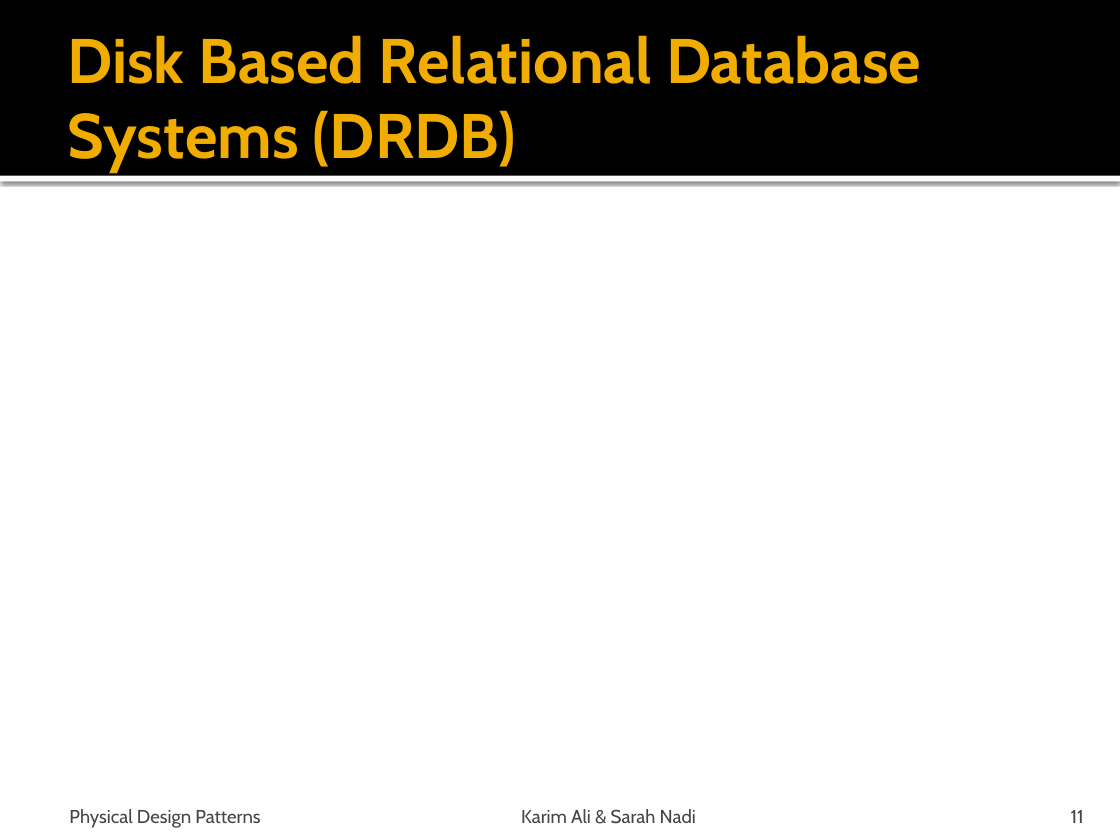
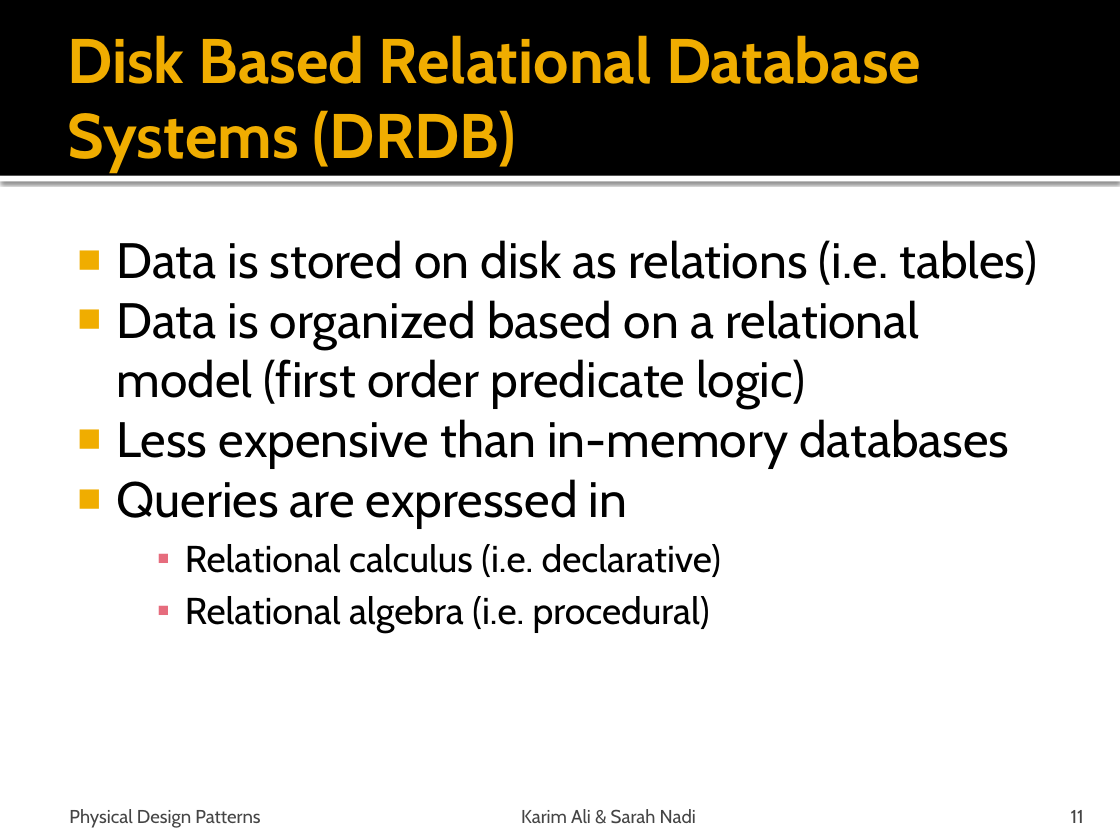
Before and after one commit to snadi/cs848-db, a slide deck: slide 11 of cs848-db/PhysDesignPres.pptx. Drawn at 1120x840 pixels with LibreOffice and Linux fonts; fonts in the diff are those of the drawing. Boxes give left, top, right and bottom in pixels: in the first picture for what was removed or moved away, otherwise in the second. Text is boxed around its words. In the diff, an @@ line names an element or a change of style, - is before the commit and + after.

```diff
--- a/cs848-db/PhysDesignPres.pptx
+++ b/cs848-db/PhysDesignPres.pptx
@@ text added at [116,240,1037,632], 32 pt, text #000000 @@
+■ Data is stored on disk as relations (i.e. tables)
+■ Data is organized based on a relational model (first order predicate logic)
+■ Less expensive than in-memory databases
+■ Queries are expressed in
+    ▪ Relational calculus (i.e. declarative)
+    ▪ Relational algebra (i.e. procedural)
```
Also in this commit, not shown: 9 other slides changed, 2 slides removed, 3 other files.
